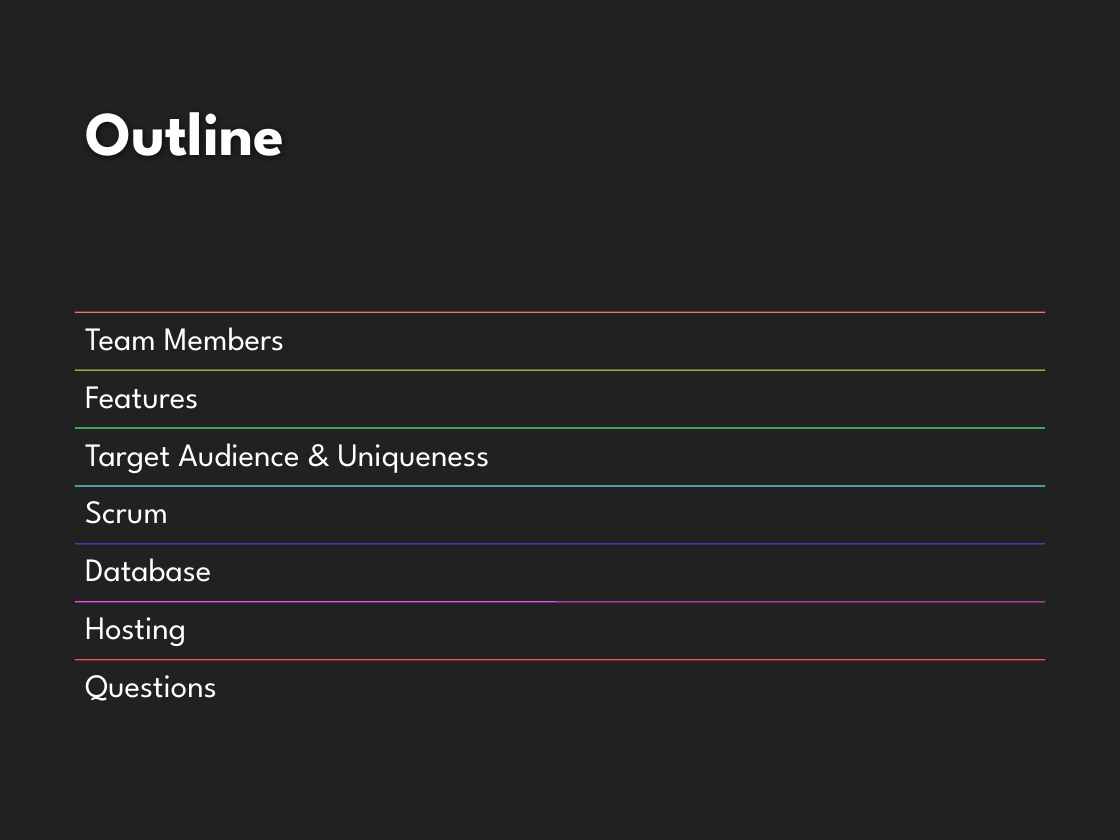
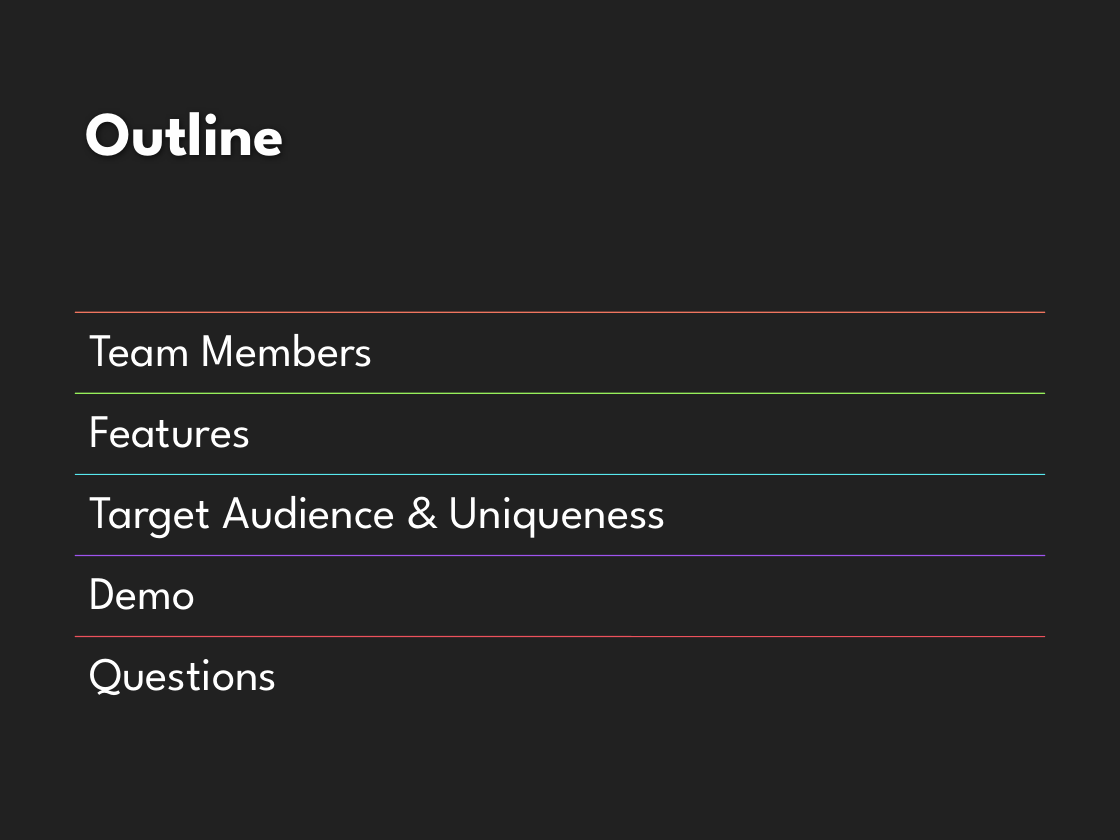
Before and after one commit to HarmanbirD/WaterQwiz, a slide deck: slide 2 of Wasted Water Quiz.pptx. Drawn at 1120x840 pixels with LibreOffice and Linux fonts; fonts in the diff are those of the drawing; background and template pictures are left out. Boxes give left, top, right and bottom in pixels: in the first picture for what was removed or moved away, otherwise in the second. Text is boxed around its words. In the diff, an @@ line names an element or a change of style, - is before the commit and + after.

Commit message:
add powerpoint

```diff
--- a/Wasted Water Quiz.pptx
+++ b/Wasted Water Quiz.pptx
@@ text "Features": place and size @@
-text "Features" at box(85, 386, 198, 409)
+text "Features" at box(89, 416, 251, 448)
@@ line moved from (75, 370) - (1045, 370) to (75, 393) - (1045, 393) @@
@@ line (75, 393) - (1045, 393): stroke #DEEF5D 0.75 pt to #97EF5B 0.75 pt @@
@@ size 21 to 30 pt; more space between paragraphs in 4 elements at box(89, 334, 374, 367), box(89, 658, 277, 695), box(89, 416, 251, 448), box(89, 496, 667, 539) @@
@@ text "Target Audience & Uniqueness": place and size @@
-text "Target Audience & Uniqueness" at box(85, 443, 490, 473)
+text "Target Audience & Uniqueness" at box(89, 496, 667, 539)
@@ line moved from (75, 486) - (1045, 486) to (75, 475) - (1045, 475) @@
@@ line moved from (75, 544) - (1045, 544) to (75, 556) - (1045, 556) @@
@@ line (75, 556) - (1045, 556): stroke #5656EE 0.75 pt to #9F54EE 0.75 pt @@
@@ text added at box(89, 578, 196, 610), 30 pt, text #FFFFFF @@
+Demo
@@ group removed at box(75, 428, 1045, 646): 3 texts, 2 lines @@
-Scrum
-Database
-Hosting
@@ text "Questions": place and size @@
-text "Questions" at box(85, 675, 217, 701)
+text "Questions" at box(89, 658, 277, 695)
@@ line moved from (75, 660) - (1045, 660) to (75, 636) - (1045, 636) @@
```
Also in this commit, not shown: 3 other slides changed, 1 slide added, 2 slides removed.
